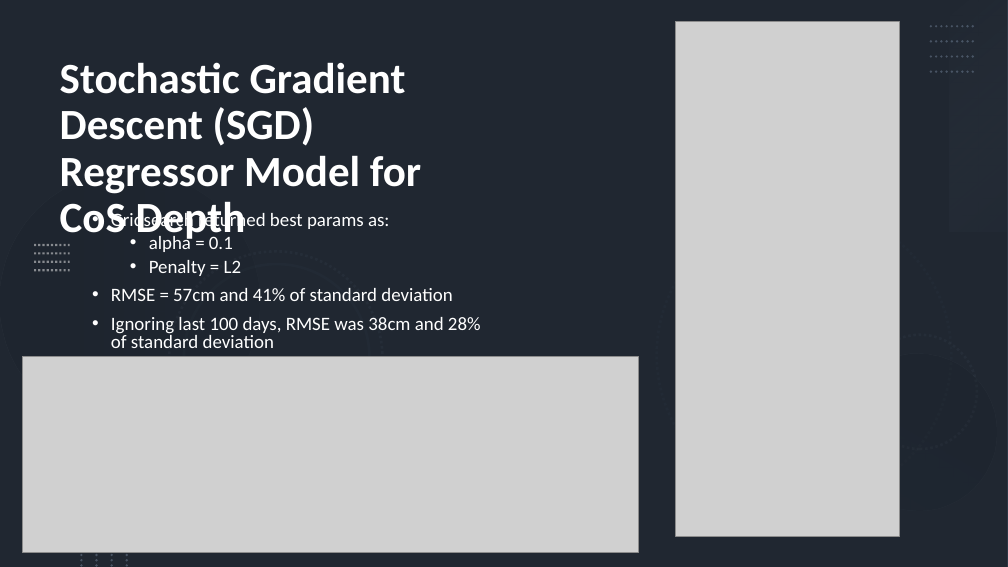
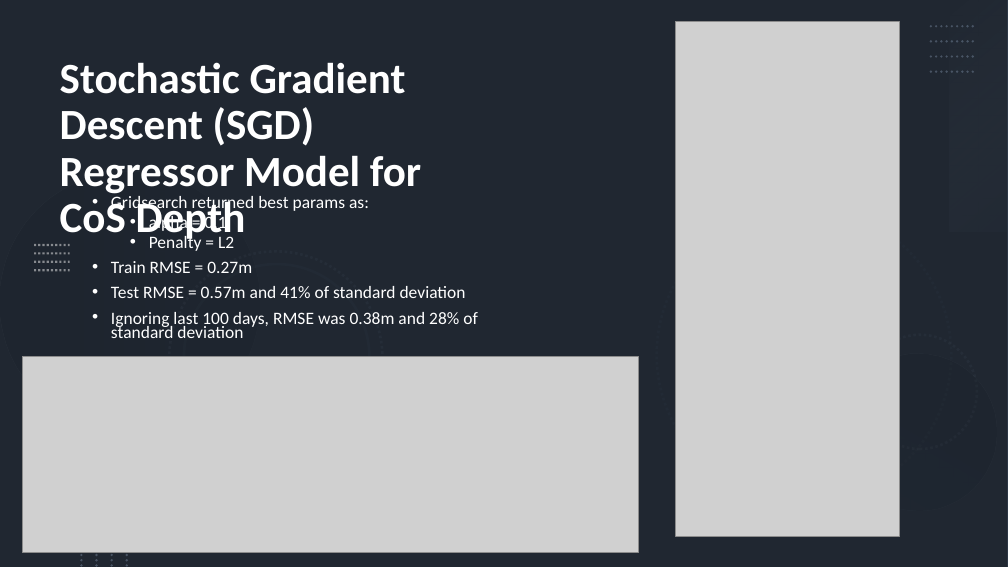
Before and after one commit to Jonathan-Goh88/dsiprojects, a slide deck: slide 25 of Capstone/Capstone Presentation.pptx. Drawn at 1008x567 pixels with LibreOffice and Linux fonts; fonts in the diff are those of the drawing; grey boxes stand for pictures. Boxes give left, top, right and bottom in pixels: in the first picture for what was removed or moved away, otherwise in the second. Text is boxed around its words. In the diff, an @@ line names an element or a change of style, - is before the commit and + after.

```diff
--- a/Capstone/Capstone Presentation.pptx
+++ b/Capstone/Capstone Presentation.pptx
@@ text "Gridsearch returned best params as:": place and size @@
-text "Gridsearch returned best params as:" at [111, 210, 481, 348]
+text "Gridsearch returned best params as:" at [111, 196, 478, 338]
@@ text at [111, 196, 369, 251]: size 18 to 16.6 pt in "Gridsearch returned best params as:", "alpha = 0.1", "Penalty = L2"; line spacing 0.8 to 0.7 @@
@@ text at [111, 261, 478, 338]: text changed; size 18 to 16.6 pt @@
-• RMSE = 57cm and 41% of standard deviation
-• Ignoring last 100 days, RMSE was 38cm and 28% of standard deviation
+• Train RMSE = 0.27m
+• Test RMSE = 0.57m and 41% of standard deviation
+• Ignoring last 100 days, RMSE was 0.38m and 28% of standard deviation
```
Also in this commit, not shown: 4 other slides changed, 1 slide added, 1 slide removed.
